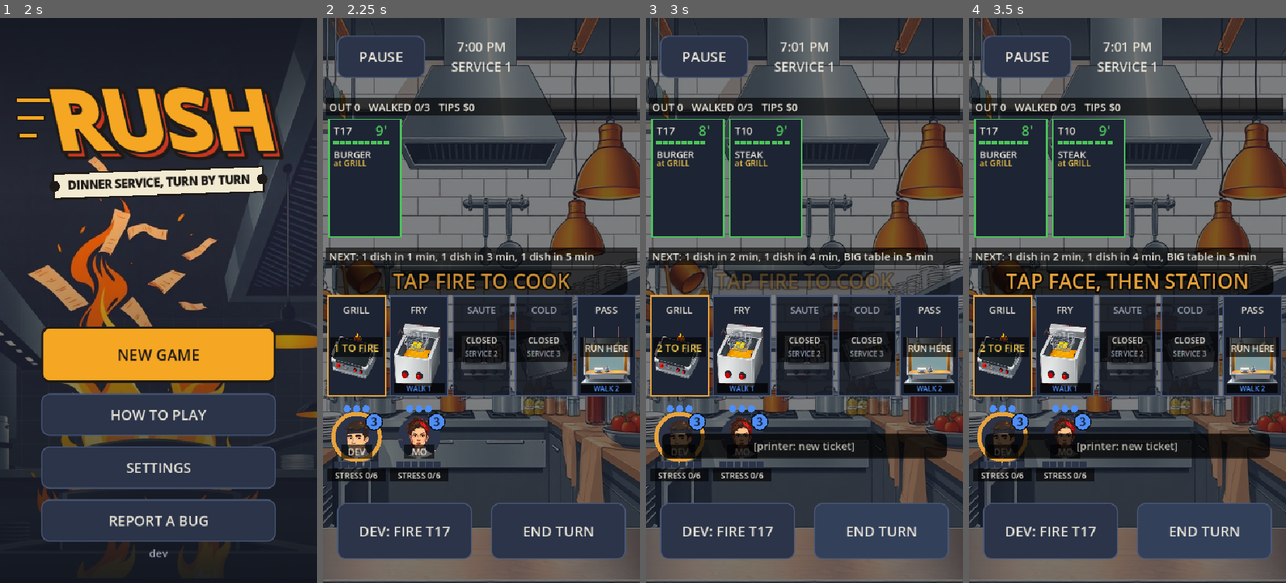
Above: before the commit, frames 1-4 (left to right).
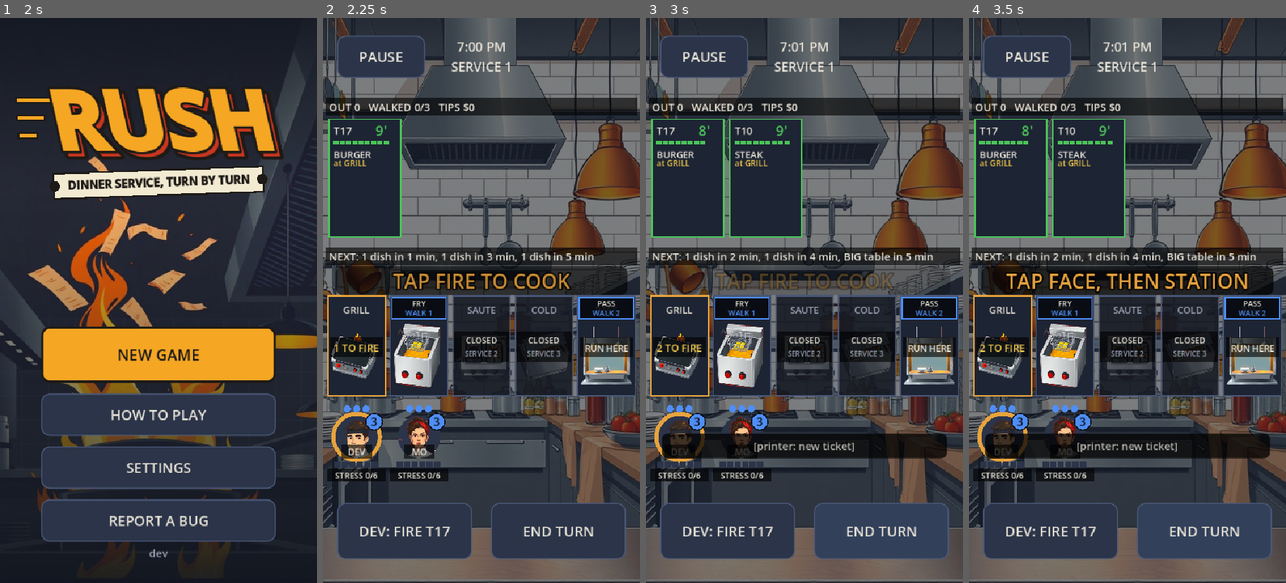
Above: after the commit, the same moments.

Repository: duffpowell-commits/Rush
Game: Godot game, scene res://scenes/boot.tscn
Two runs of this game, one before a commit and one after it. Both use one fixed random seed, a clock stepped at 60 frames per second and the inputs below.
Inputs:
- Up to frame 1 (2 s): click "Skip splash" at 0.5 s; click "SKIP" at 1.25 s
- Up to frame 2 (2.25 s): click "NEW GAME" at 2 s
- Up to frame 3 (3 s): click "END TURN" at 2.75 s
- Up to frame 4 (3.5 s): no input

Frame 1 is identical in both runs. In frame 2, 1.9% of the frame differs, in the area x 21-99%, y 49-67%; in frame 3, 1.9%; in frame 4, 1.9%.

Commit message:
Fresh-eyes fixes: walk chip on the name row, SKIPS REST only when tired, real party test
The foot chip hid UP! / PLATE NOW; it now takes over the station's name row
as two lines (GRILL / WALK 1). SKIPS REST shows only at stress >= cap-3.
The short-night party test rolls the twist for real instead of after
arrivals. The rest check restores the stress it changed.

Co-Authored-By: Claude Opus 5.5 <noreply@anthropic.com>
Claude-Session: https://claude.ai/code/session_01V3sbxLu4c4oLEvnvp25i9E

Diff:
--- a/scripts/autoplay.gd
+++ b/scripts/autoplay.gd
@@ -1152,11 +1152,12 @@
 	# A tired cook who'd rest: the move costs nothing new, but the button says the rest is gone.
 	var tickets_was: Array = kk.tickets.duplicate(true)
 	kk.tickets = [{"id": 994, "table": 54, "items": [{"dish": "STEAK", "state": "wait"}], "time": 9, "big": false}]
-	kk.crew[0].stress = 3
+	var stress_was: int = kk.crew[0].stress
+	kk.crew[0].stress = kk.stress_cap - 3   # tired enough that the rest matters
 	game.pick_tid = 0
 	game._refresh_hud()
 	var rest_lbl: String = game.act_btn.text
-	kk.crew[0].stress = 0
+	kk.crew[0].stress = stress_was
 	kk.tickets = tickets_was
 	game.pick_tid = 0
 	game.sel = 0
--- a/scripts/game.gd
+++ b/scripts/game.gd
@@ -267,7 +267,7 @@
 			act_btn.text += "\n(%s QUITS)" % k.crew[sel].name
 		elif then > k.crew[sel].stress:
 			act_btn.text += "\n+%d STRESS" % (then - k.crew[sel].stress)
-		elif stress_after(sel) < k.crew[sel].stress:   # no cost, but a tired cook gives up the rest they'd get
+		elif k.crew[sel].stress >= k.stress_cap - 3 and stress_after(sel) < k.crew[sel].stress:   # no cost, but a tired cook gives up their rest
 			act_btn.text += "\nSKIPS REST"
 	act_btn.disabled = a == ""
 	if note != null:
@@ -1344,12 +1344,16 @@
 			var r := station_rect(i)
 			var cost: int = k.walk_cost(me.at, i)
 			var far: bool = cost > me.ap
-			var wl := "TOO FAR" if far else "WALK %d" % cost
-			wl = _fit(font, wl, "FAR" if far else "W%d" % cost, r.size.x - 12, 12)
-			var chip := Rect2(r.position.x + 6, r.end.y - 21, r.size.x - 12, 17)   # along the station foot: clear of its name, and of a coach hint above
-			f.draw_rect(chip, Color(0, 0, 0, 0.75))
-			f.draw_string(font, chip.position + Vector2(0, 13), wl, HORIZONTAL_ALIGNMENT_CENTER, chip.size.x,
-				UI.font_size(12), UI.key("bad") if far else UI.key("info"))
+			# The chip takes over the name row while a cook is picked (name + cost): above it a coach hint
+			# hid it, at the foot it hid UP! / PLATE NOW (fresh-eyes PR #30).
+			var nm: String = Kitchen.STATIONS[i]
+			var wl := _fit(font, "TOO FAR" if far else "WALK %d" % cost, "FAR" if far else "W%d" % cost, r.size.x - 8, 13)
+			var chip := Rect2(r.position.x + 3, r.position.y + 3, r.size.x - 6, 36)   # two lines: the name, then the cost
+			var tone_c: Color = UI.key("bad") if far else UI.key("info")
+			f.draw_rect(chip, Color(0.03, 0.04, 0.06, 0.92))
+			f.draw_rect(chip, tone_c, false, 2.0)
+			f.draw_string(font, chip.position + Vector2(0, 15), nm, HORIZONTAL_ALIGNMENT_CENTER, chip.size.x, UI.font_size(13), ink)
+			f.draw_string(font, chip.position + Vector2(0, 31), wl, HORIZONTAL_ALIGNMENT_CENTER, chip.size.x, UI.font_size(13), tone_c)
 	# --- crew
 	for c in k.crew.size():
 		var cr: Dictionary = k.crew[c]
--- a/tests/run_tests.gd
+++ b/tests/run_tests.gd
@@ -805,12 +805,17 @@
 	check(pk.total == plain_k.total + 1 and pk.incoming.size() == plain_k.incoming.size() + 1
 		and pk.incoming.filter(func(inc): return inc.ticket.big).size() > plain_k.incoming.filter(func(inc): return inc.ticket.big).size(),
 		"party: one more table, and it's a big one")
-	var short := Kitchen.new()   # a 2-ticket night: the twelve-top still lands mid-service, in order
-	short.with_events = false
-	short.first_tickets = 2
-	short.start(2, 11)
-	short.event = "party"
-	short._set_up_event()
+	var short: Kitchen = null   # a 2-ticket night that rolls the party: it still lands mid-service, in order
+	for sd in 400:
+		var sk := Kitchen.new()
+		sk.first_tickets = 1
+		sk.start(2, sd + 1)
+		if sk.event == "party":
+			short = sk
+			break
+	check(short != null, "a short night rolls PARTY OF 12 within 400 seeds")
+	if short == null:
+		return
 	var arr: Array = short.incoming.map(func(inc): return int(inc.arrive))
 	var sorted_arr := arr.duplicate()
 	sorted_arr.sort()
Not shown, changed: CLAUDE.md
Not shown, changed: docs/HANDOFF.md
